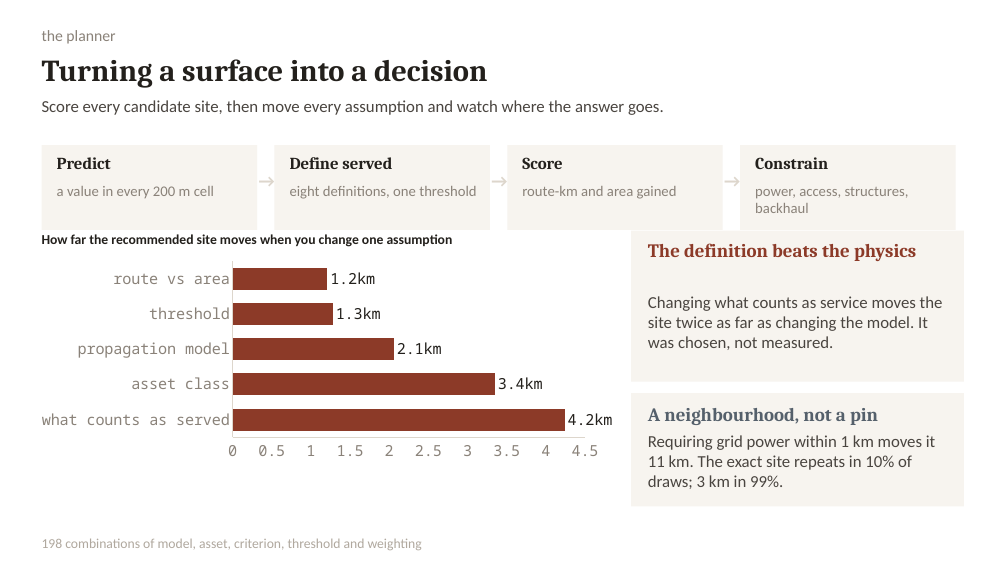
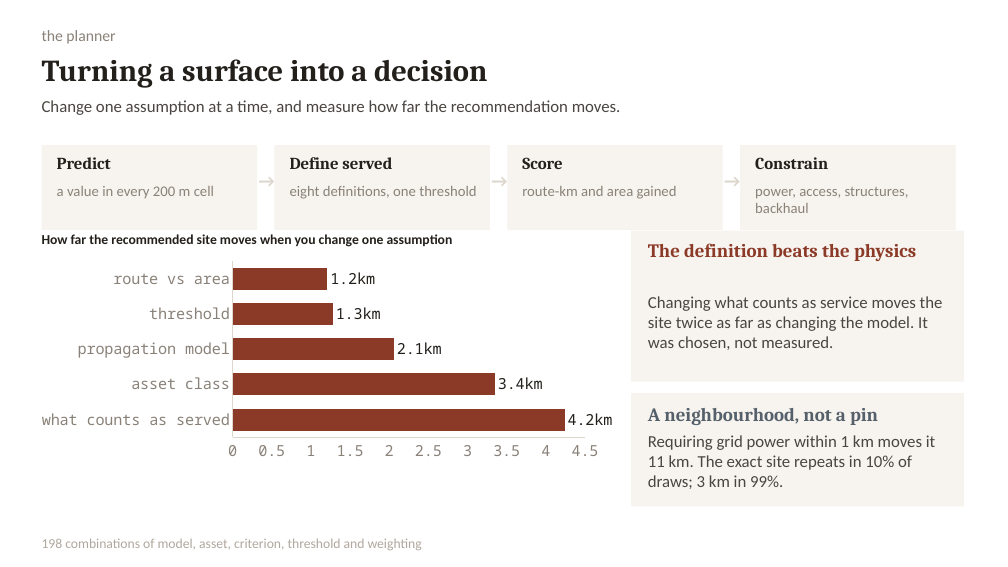
Before and after one commit to mtang724/arathon-c03-rural-infrastructure-placement, a slide deck: slide 5 of ARA_Challenge3.pptx. Drawn at 1008x567 pixels with LibreOffice and Linux fonts; fonts in the diff are those of the drawing. Boxes give left, top, right and bottom in pixels: in the first picture for what was removed or moved away, otherwise in the second. Text is boxed around its words. In the diff, an @@ line names an element or a change of style, - is before the commit and + after.

```diff
--- a/ARA_Challenge3.pptx
+++ b/ARA_Challenge3.pptx
@@ text at (42, 100, 621, 115): text changed @@
-Score every candidate site, then move every assumption and watch where the answer goes.
+Change one assumption at a time, and measure how far the recommendation moves.
```
Also in this commit, not shown: 2 other slides changed, 2 other files.
